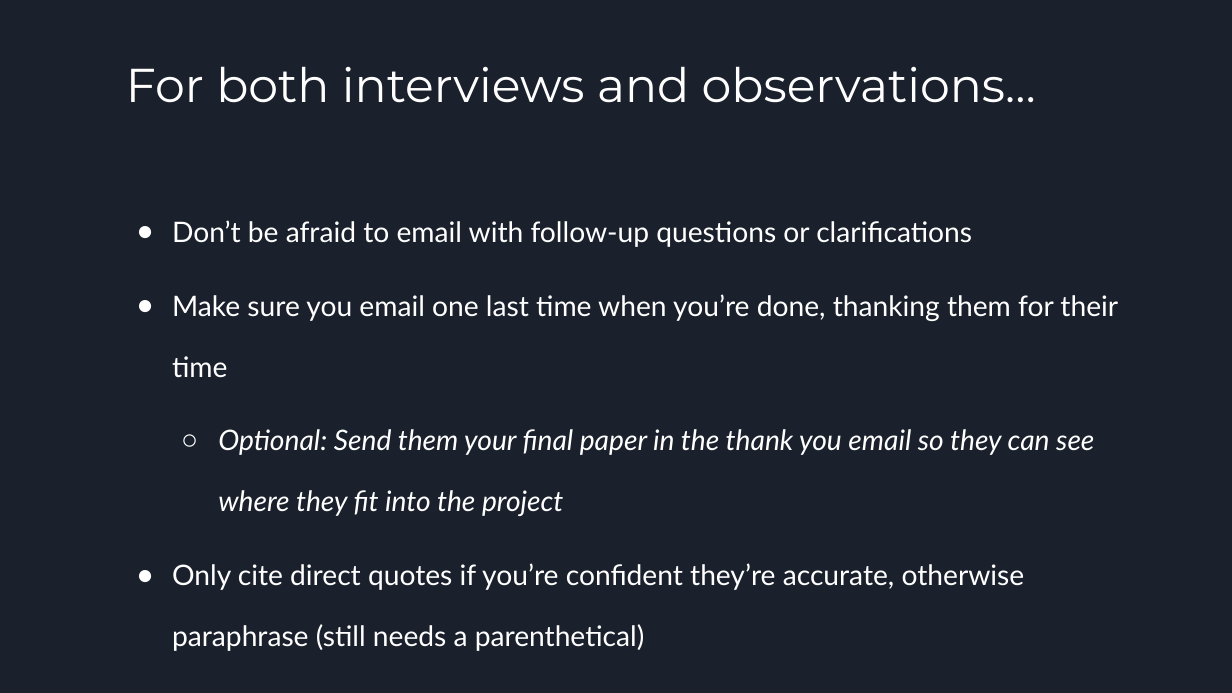
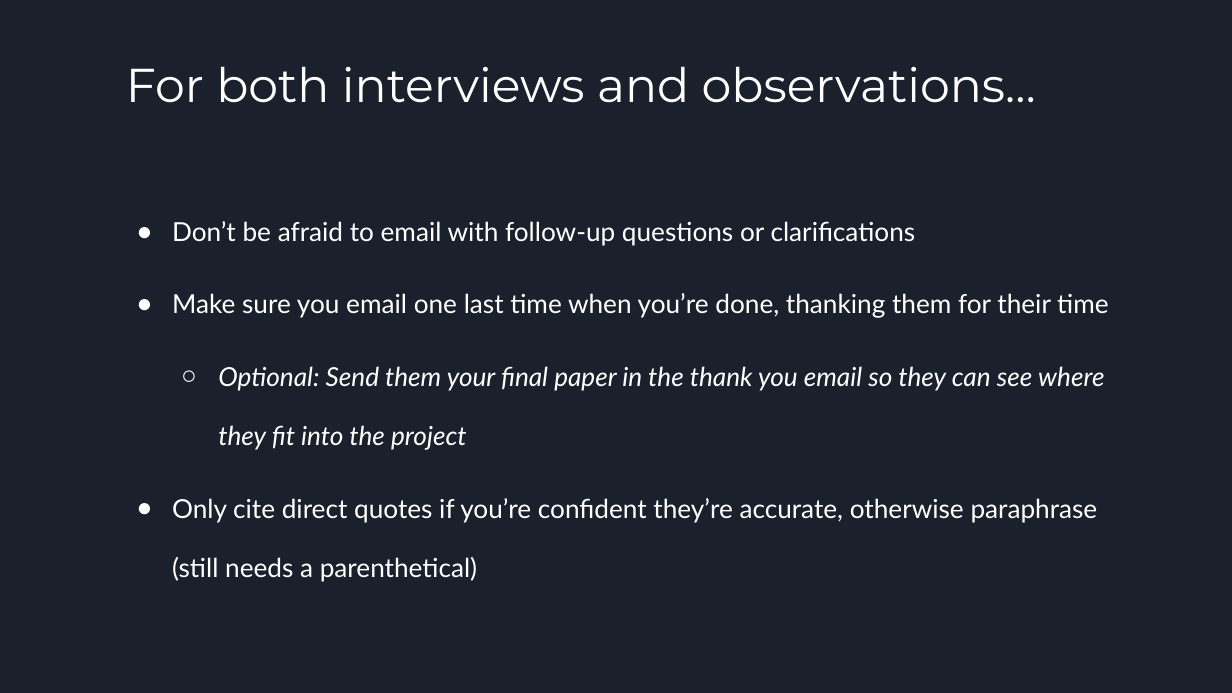
Before and after one commit to TheWrenegade/portfolio, a slide deck: slide 7 of files/cccc-fvi/Interviewing and Observing Slides.pptx (slide 6 before the commit). Drawn at 1232x693 pixels with LibreOffice and Linux fonts; fonts in the diff are those of the drawing. Boxes give left, top, right and bottom in pixels: in the first picture for what was removed or moved away, otherwise in the second. Text is boxed around its words. In the diff, an @@ line names an element or a change of style, - is before the commit and + after.

```diff
--- a/files/cccc-fvi/Interviewing and Observing Slides.pptx
+++ b/files/cccc-fvi/Interviewing and Observing Slides.pptx
@@ text "Don’t be afraid to email ..." at <box>172,221,1108,582</box>: size 22 to 20.4 pt; line spacing 1.8 to 1.9 @@
```
Also in this commit, not shown: 2 other slides changed, 1 slide added, 1 other file.
